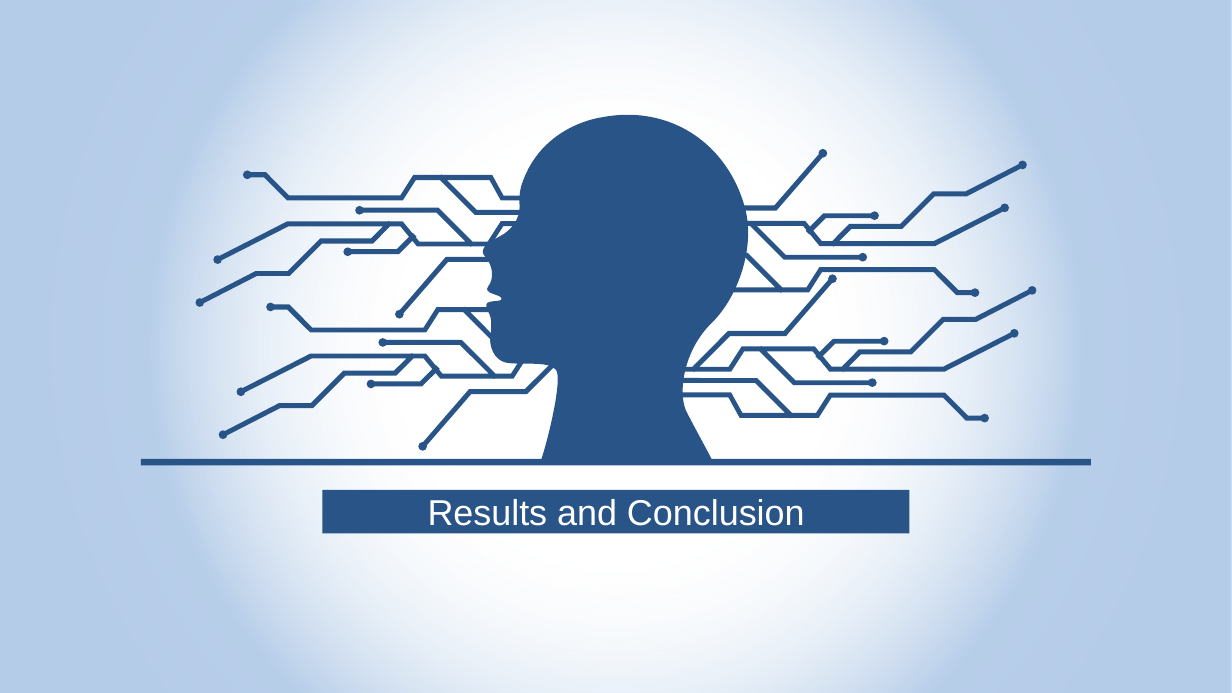
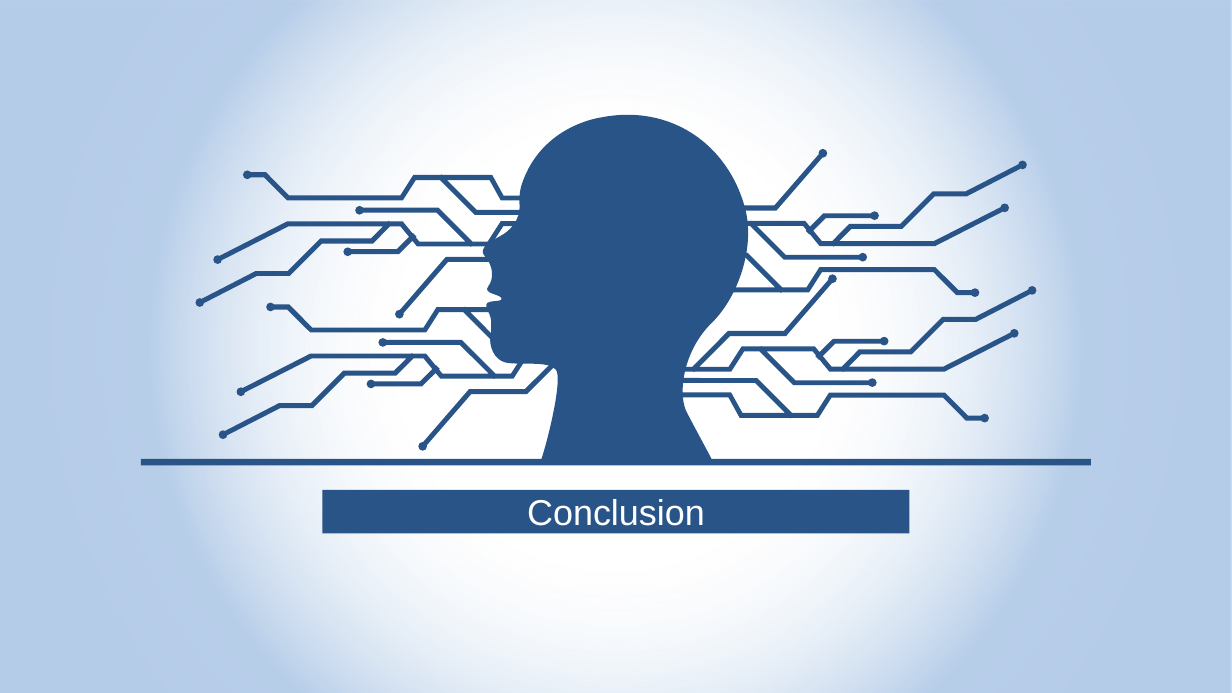
Before and after one commit to Sonam-22/neocortexapi, a slide deck: slide 14 of source/MySEProject/Documentation/Implementation of SDR Classifier.pptx (slide 12 before the commit). Drawn at 1232x693 pixels with LibreOffice and Linux fonts; fonts in the diff are those of the drawing; background and template pictures are left out. Boxes give left, top, right and bottom in pixels: in the first picture for what was removed or moved away, otherwise in the second. Text is boxed around its words. In the diff, an @@ line names an element or a change of style, - is before the commit and + after.

```diff
--- a/source/MySEProject/Documentation/Implementation of SDR Classifier.pptx
+++ b/source/MySEProject/Documentation/Implementation of SDR Classifier.pptx
@@ text in rectangle at [527, 499, 705, 526]: text changed @@
-Results and Conclusion
+Conclusion
```
Also in this commit, not shown: 6 other slides changed, 4 slides added, 2 slides removed, 1 other file.
